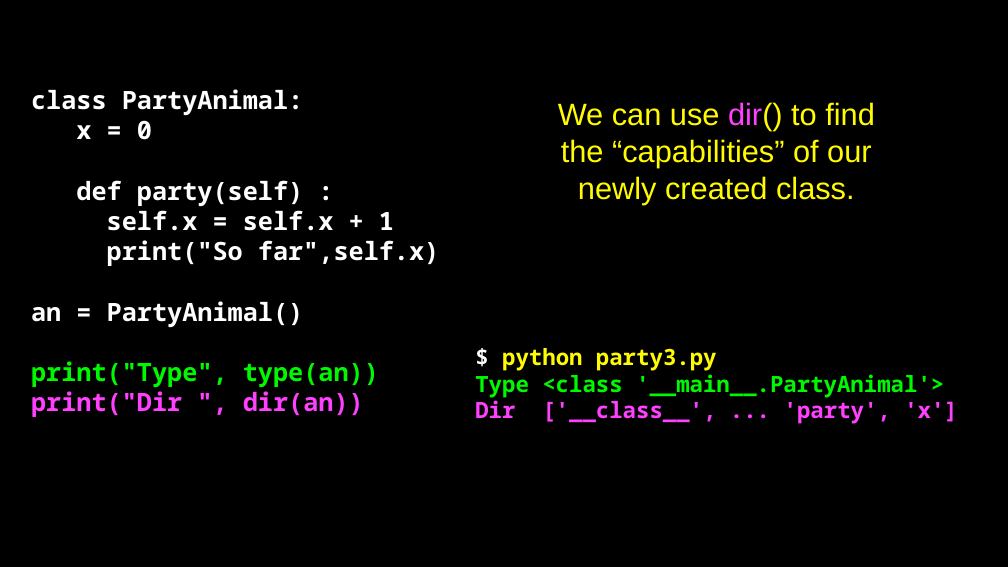
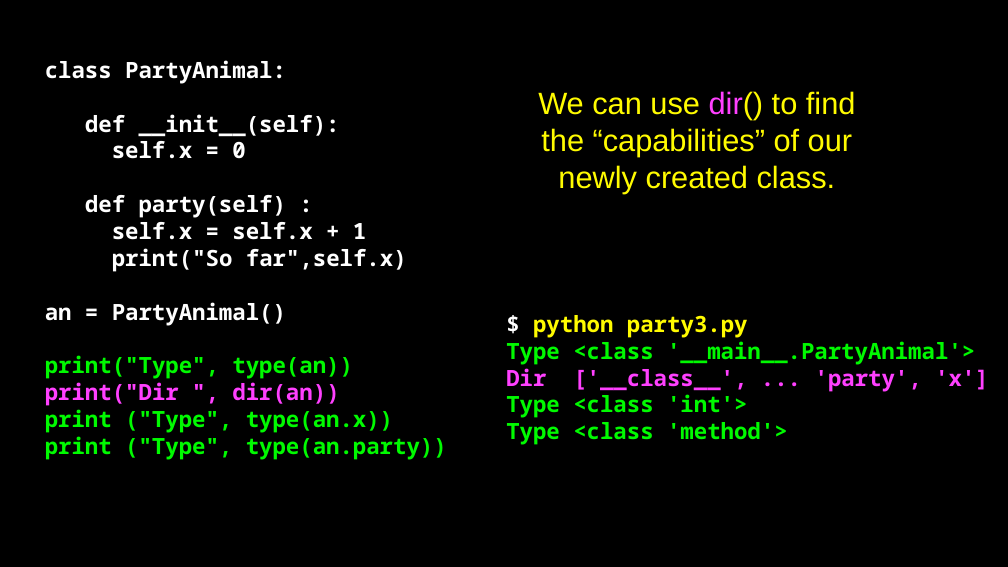
Before and after one commit to csev/py4e, a slide deck: slide 25 of lectures3/Pythonlearn-14-Objects.pptx. Drawn at 1008x567 pixels with LibreOffice and Linux fonts; fonts in the diff are those of the drawing. Boxes give left, top, right and bottom in pixels: in the first picture for what was removed or moved away, otherwise in the second. Text is boxed around its words. In the diff, an @@ line names an element or a change of style, - is before the commit and + after.

```diff
--- a/lectures3/Pythonlearn-14-Objects.pptx
+++ b/lectures3/Pythonlearn-14-Objects.pptx
@@ text "class PartyAnimal:": place and size @@
-text "class PartyAnimal:" at bbox=[31, 89, 439, 417]
+text "class PartyAnimal:" at bbox=[45, 60, 447, 460]
@@ text at bbox=[45, 60, 407, 406]: size 18 to 16 pt in "class PartyAnimal:", "def party(self) :", "self.x = self.x + 1", "print("So far",self.x)" and 3 more places @@
@@ text "We can use dir() to ...": place and size @@
-text "We can use dir() to ..." at bbox=[558, 102, 875, 205]
+text "We can use dir() to ..." at bbox=[538, 91, 856, 194]
@@ text at bbox=[85, 114, 340, 159]: text changed; size 18 to 16 pt @@
-x = 0
+def __init__(self):
+self.x = 0
@@ text "$ python party3.py": place and size @@
-text "$ python party3.py" at bbox=[475, 348, 958, 424]
+text "$ python party3.py" at bbox=[506, 315, 989, 445]
@@ text at bbox=[45, 409, 447, 460]: paragraphs added @@
+print ("Type", type(an.x))
+print ("Type", type(an.party))
@@ text at bbox=[506, 394, 788, 445]: paragraphs added @@
+Type <class 'int'>
+Type <class 'method'>
```
Also in this commit, not shown: 15 other slides changed, 10 other files.
